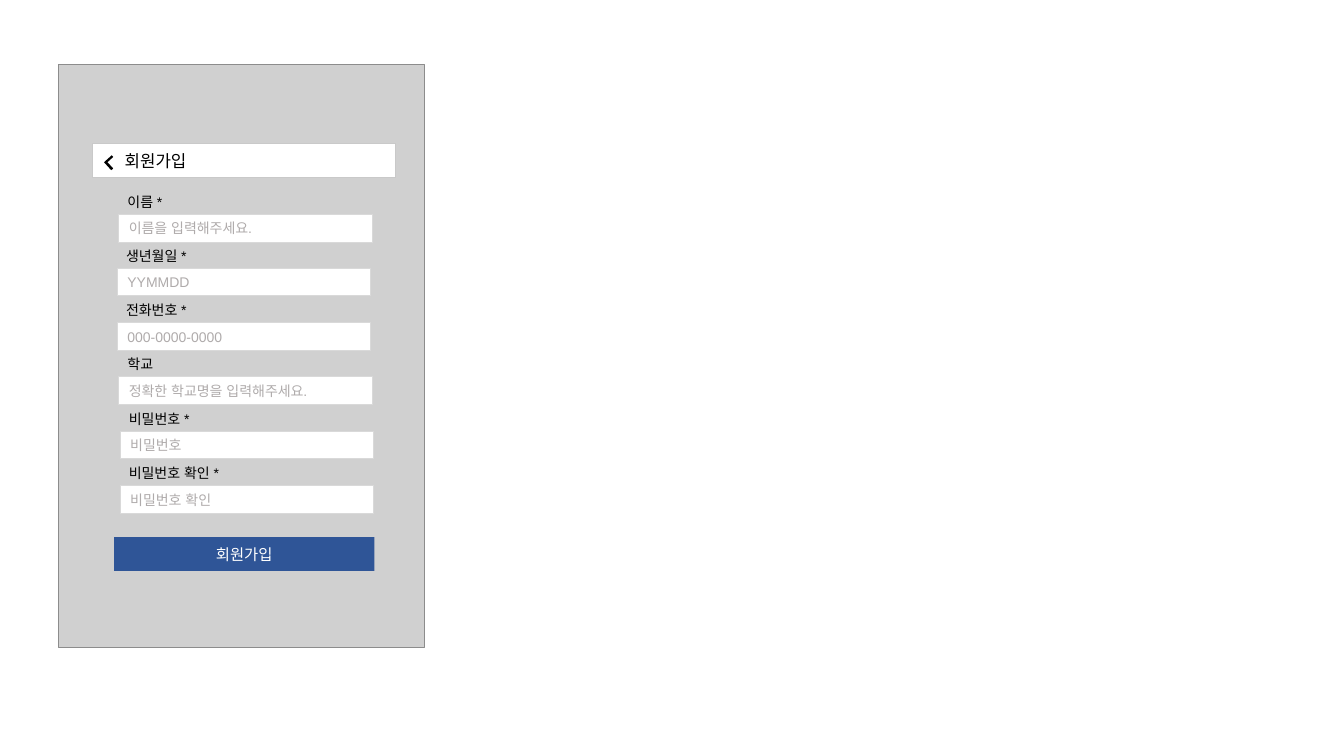
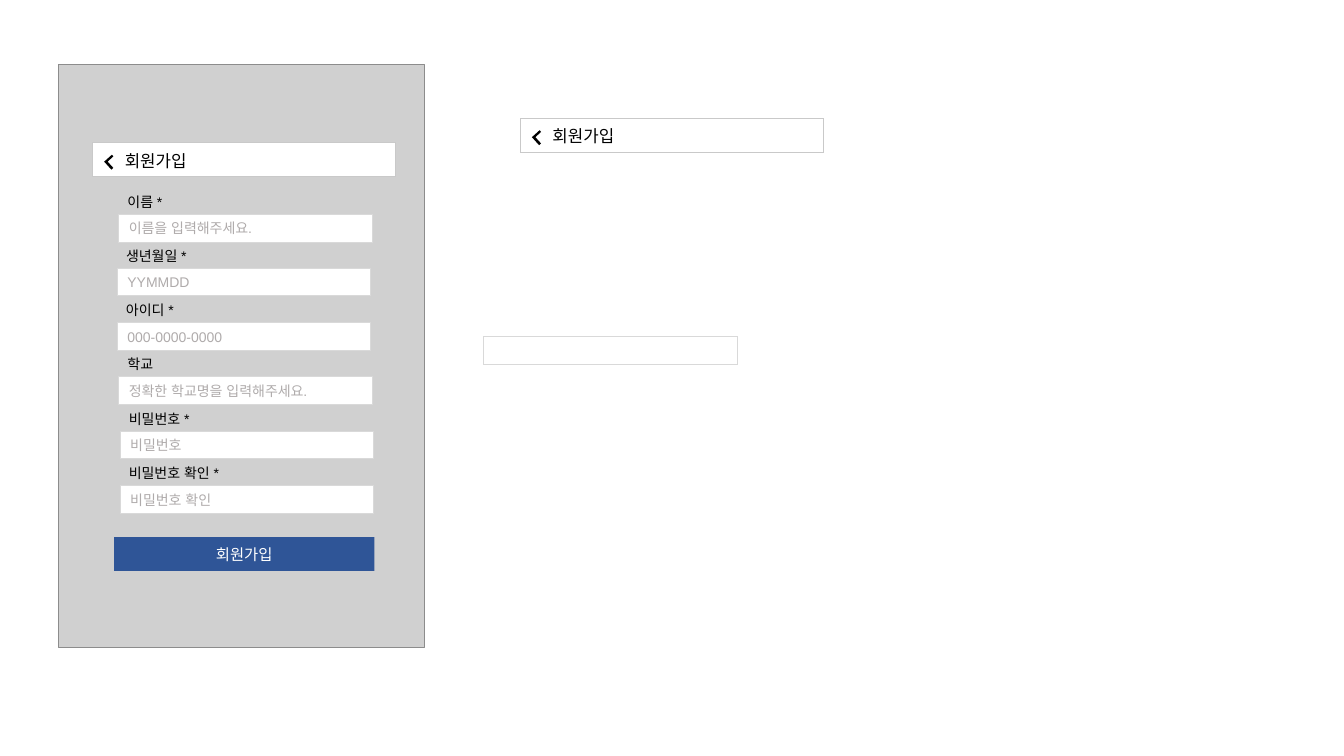
Before and after one commit to Shinipsae/COVID19HELPER, a slide deck: slide 4 of 화면디자인.pptx. Drawn at 1344x756 pixels with LibreOffice and Linux fonts; fonts in the diff are those of the drawing; grey boxes stand for pictures. Boxes give left, top, right and bottom in pixels: in the first picture for what was removed or moved away, otherwise in the second. Text is boxed around its words. In the diff, an @@ line names an element or a change of style, - is before the commit and + after.

```diff
--- a/화면디자인.pptx
+++ b/화면디자인.pptx
@@ rectangle added at [520, 118, 824, 152], fill #FFFFFF, outline #C9C9C9 0.75 pt, 12 pt, text #000000 @@
+회원가입
@@ corner added at [532, 130, 547, 145], fill #000000 @@
@@ text at [126, 303, 165, 316]: text changed @@
-전화번호 *
+아이디 *
@@ rectangle added at [484, 337, 737, 364], fill #FFFFFF, outline #D9D9D9 0.75 pt @@
```
Also in this commit, not shown: 1 other slide changed, 12 other files.
